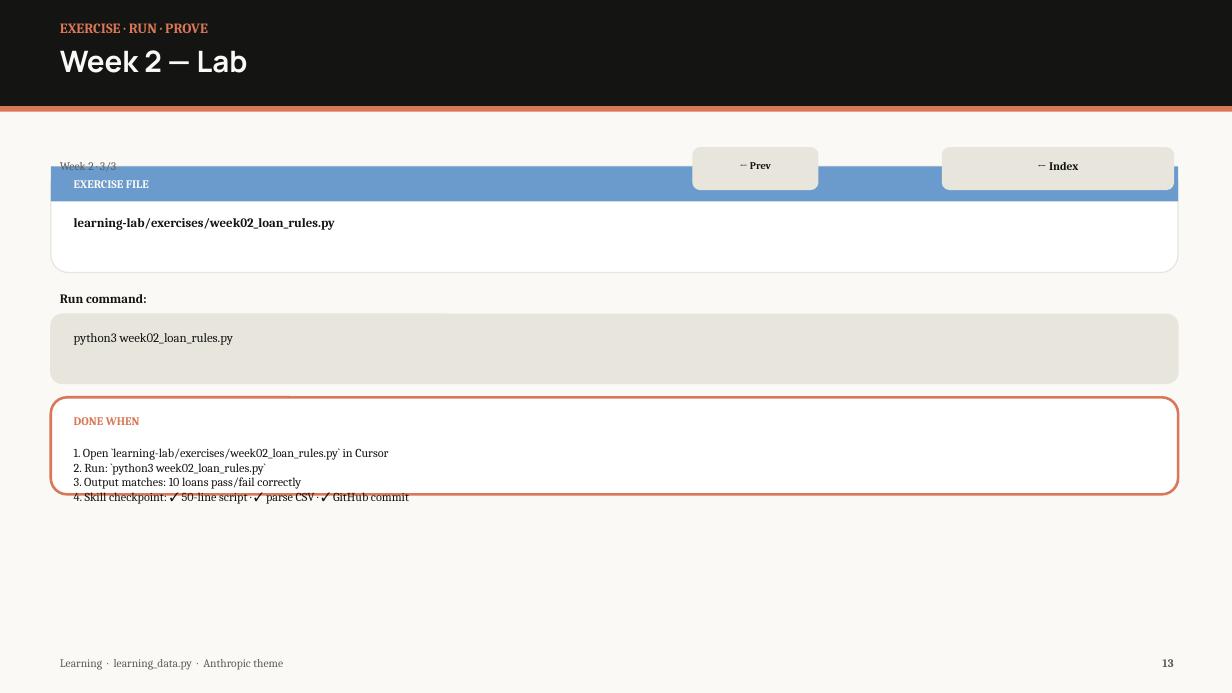
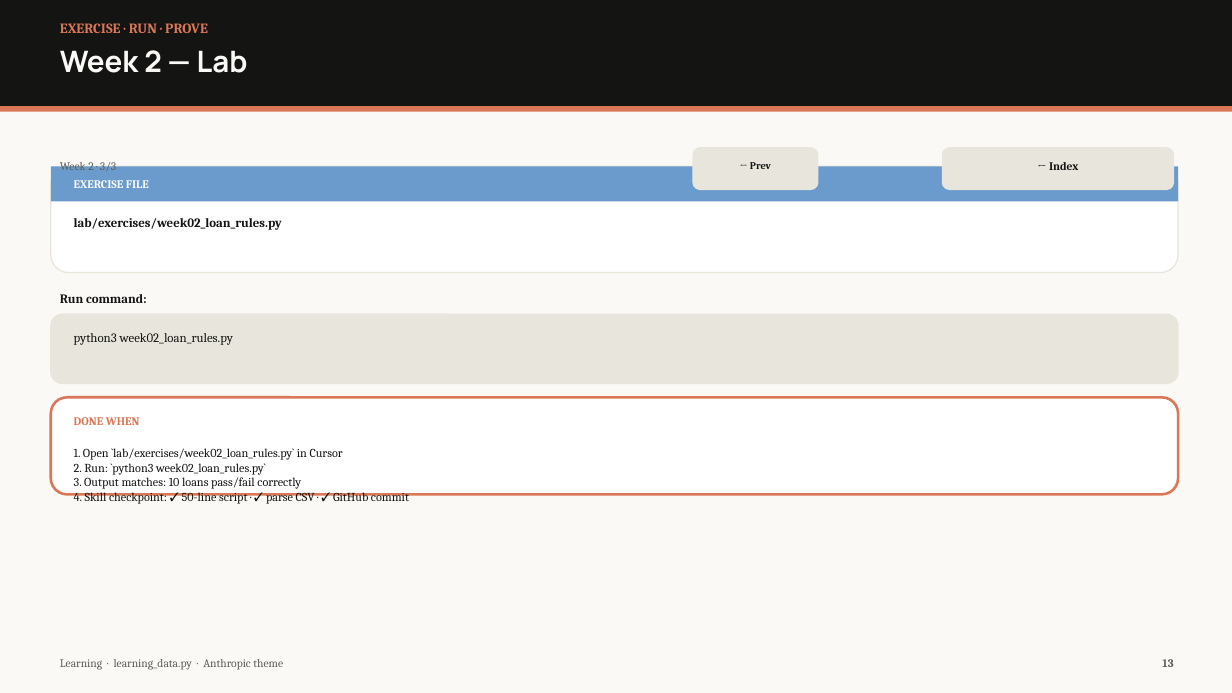
Before and after one commit to taiphan/learning, a slide deck: slide 13 of exports/learning/Learning-Master-Slides.pptx. Drawn at 1232x693 pixels with LibreOffice and Linux fonts; fonts in the diff are those of the drawing. Boxes give left, top, right and bottom in pixels: in the first picture for what was removed or moved away, otherwise in the second. Text is boxed around its words. In the diff, an @@ line names an element or a change of style, - is before the commit and + after.

```diff
--- a/exports/learning/Learning-Master-Slides.pptx
+++ b/exports/learning/Learning-Master-Slides.pptx
@@ text at bbox=[74, 218, 282, 230]: text changed @@
-learning-lab/exercises/week02_loan_rules.py
+lab/exercises/week02_loan_rules.py
@@ text at bbox=[74, 448, 409, 504]: text changed @@
-1. Open `learning-lab/exercises/week02_loan_rules.py` in Cursor
-2. Run: `python3 week02_loan_rules.py`
-3. Output matches: 10 loans pass/fail correctly
-4. Skill checkpoint: ✓ 50-line script · ✓ parse CSV · ✓ GitHub commit
+1. Open `lab/exercises/week02_loan_rules.py` in Cursor
+2. Run: `python3 week02_loan_rules.py`
+3. Output matches: 10 loans pass/fail correctly
+4. Skill checkpoint: ✓ 50-line script · ✓ parse CSV · ✓ GitHub commit
```
Also in this commit, not shown: 76 other slides changed, 1 slide added, 9 other files.
